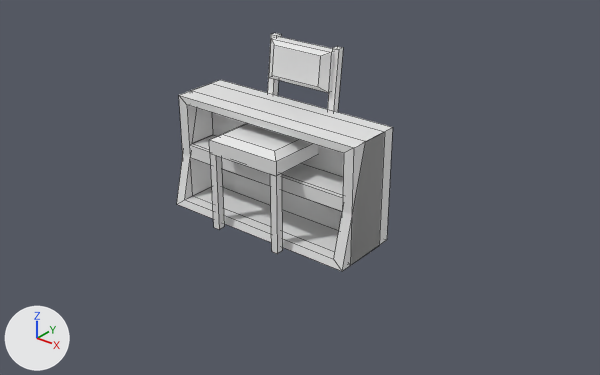
The FBX model Assets/Meshes/SM_KitchenFurnitures1.fbx: old version first, new version second.
Both versions are drawn from a camera (50 mm lens) standing at (2.73, -3.21, 2.25) and looking at (0.08, 0.1, 0.2). The axes (+X, +Y, +Z) are drawn at lower left. The lights are the same throughout. The first picture is the older version. Mesh edges are drawn as thin lines.

Script lines for the objects in view, before the commit:
```python
me_mesh = bpy.data.meshes.new('Mesh')
me_mesh.from_pydata(...)  # 64 vertices, 50 faces; spans x -0.235..0.235, y -0.28..0.28, z 0.0..1.0
me_mesh_001 = bpy.data.meshes.new('Mesh.001')
me_mesh_001.from_pydata(...)  # 24 vertices, 19 faces; spans x -0.609..0.609, y -0.133..0.133, z 0.0..0.664
me_mesh_002 = bpy.data.meshes.new('Mesh.002')
me_mesh_002.from_pydata(...)  # 24 vertices, 19 faces; spans x -0.609..0.609, y -0.209..0.209, z 0.0..0.667
ob_sm_chair = bpy.data.objects.new('SM_Chair', me_mesh)
ob_sm_chair.location = (0.0, 0.0, 0.0)
ob_sm_shelf_01 = bpy.data.objects.new('SM_Shelf_01', me_mesh_002)
ob_sm_shelf_01.location = (0.0, 0.0, 0.0)
ob_sm_shelf_02 = bpy.data.objects.new('SM_Shelf_02', me_mesh_001)
ob_sm_shelf_02.location = (0.0, 0.0, 0.0)
```
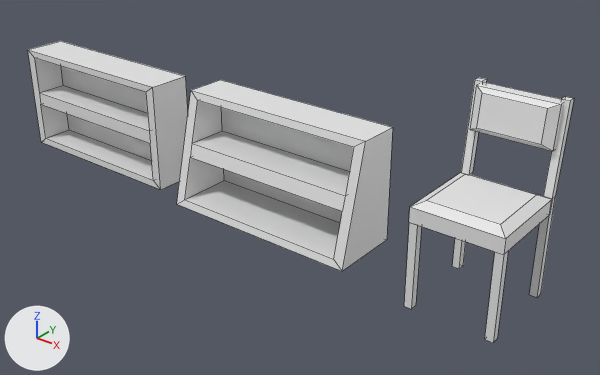
Where the newer file only moved an object's origin or applied its transform, the numbers keep the older frame.

Location of each change, (x1, y1, x2, y2) in pixels of the pictures (600 x 375 px):
'SM_Shelf_02', moved
    before: (179, 91, 384, 263)
    after: (28, 41, 188, 190)
'SM_Chair', moved
    before: (209, 33, 343, 254)
    after: (404, 78, 574, 343)

The edits, one by one:
me_mesh is used by ob_sm_chair; location (0.0, 0.0, 0.0).
me_mesh had 64 vertices, 50 faces and spanned x -0.235..0.235, y -0.28..0.28, z 0.0..1.0.
me_mesh now has 64 vertices, 50 faces and spans x 1.026..1.496, y -0.28..0.28, z 0.0..1.0.
me_mesh part 1: the whole mesh is moved by (1.261, 0.0, 0.0).
me_mesh_001 is used by ob_sm_shelf_02; location (0.0, 0.0, 0.0).
me_mesh_001 had 24 vertices, 19 faces and spanned x -0.609..0.609, y -0.133..0.133, z 0.0..0.664.
me_mesh_001 now has 24 vertices, 19 faces and spans x -2.046..-0.828, y -0.133..0.133, z 0.0..0.664.
me_mesh_001 part 2: the whole mesh is moved by (-1.437, 0.0, 0.0).
